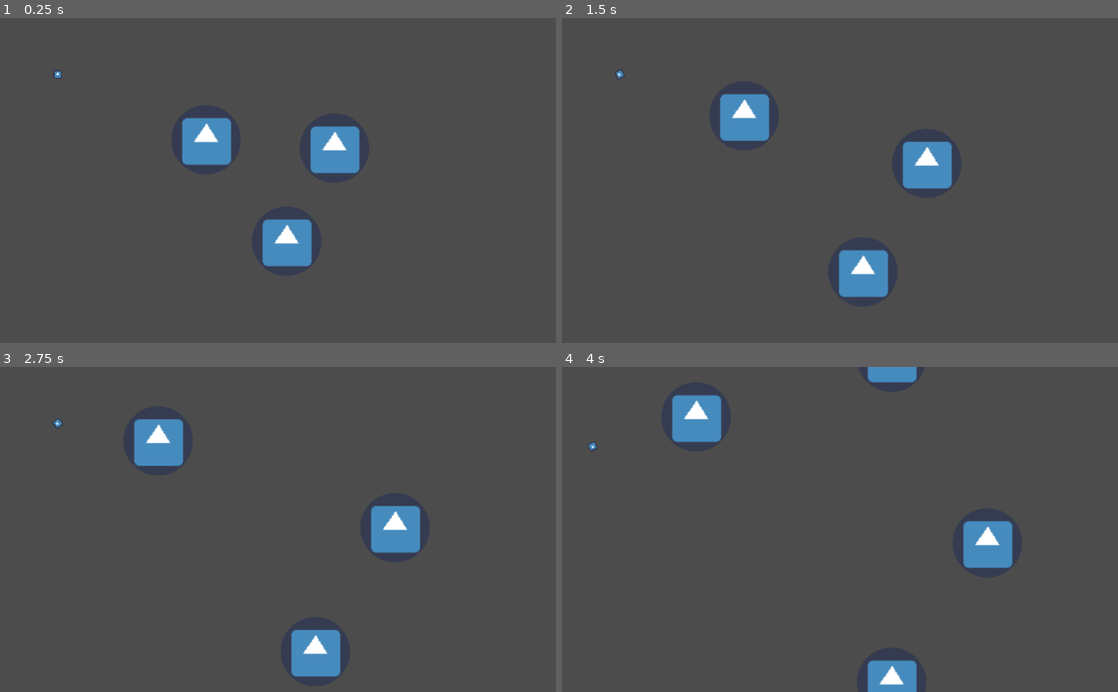
Above: before the commit, frames 1-4 (two rows, left to right).
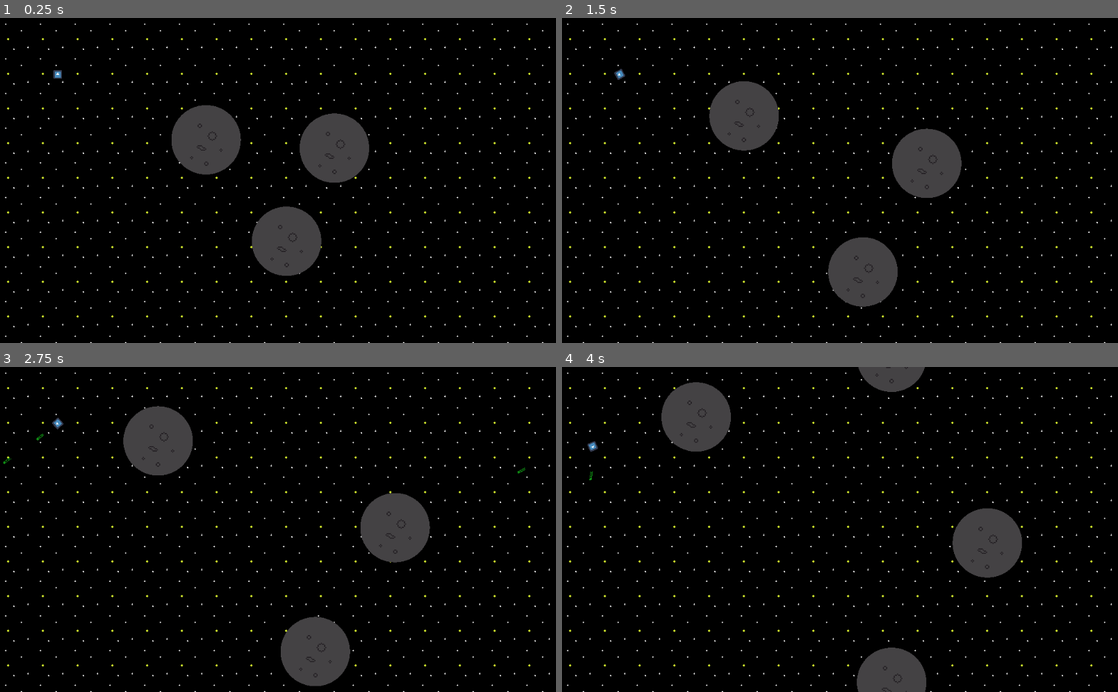
Above: after the commit, the same moments.

Repository: kybek/asteroids
Game: Godot game, scene res://World/World.tscn
Two runs of this game, one before a commit and one after it. Both use one fixed random seed, a clock stepped at 60 frames per second and the inputs below. The engine's default icon, where the game draws it, is replaced by a stand-in: a white triangle on a blue panel in a dark square.
Inputs:
- Up to frame 1 (0.25 s): no input
- Up to frame 2 (1.5 s): hold Left (rotate_ccw) 0.53-1.28 s; tap Right (rotate_cw) at 0.8, 1.35 s
- Up to frame 3 (2.75 s): tap Space (shoot) at 1.55 s; hold Space (shoot) from 2.03 s (still down); tap Left (rotate_ccw) at 2.3 s
- Up to frame 4 (4 s): release Space (shoot) at 2.78 s; tap Up (boost) at 2.85 s; tap Right (rotate_cw) at 3.05 s; hold Left (rotate_ccw) from 3.53 s (still down); tap Space (shoot) at 3.8 s

The runs differ from the first frame. In frame 1, 97% of the frame differs, in the area x 0-100%, y 0-100%; in frame 2, 97%; in frame 3, 97%; in frame 4, 97%.

Commit message:
Added laser / textures
Fixed #1
Fixed #3

Diff:
--- a/LaserBeam/LaserBeam.gd
+++ b/LaserBeam/LaserBeam.gd
@@ -1,10 +1,20 @@
 extends KinematicBody2D
+
+class_name LaserBeam
 
 var VELOCITY := 250.0
 var direction := Vector2(0.0, -1.0)
 
-func _ready ():
-	direction = Vector2(randf(), randf())
+func _process (delta):
+	var collision = move_and_collide(direction * VELOCITY * delta, false)
 
-func _process (delta):
-	move_and_collide(direction * VELOCITY * delta)
+	if collision != null:
+		print(collision.collider)
+		if collision.collider is Asteroid:
+			var asteroid = collision.collider
+			asteroid.destroy(direction)
+
+		queue_free()
+
+func _on_Life_timeout():
+	queue_free()
--- a/LaserBeam/LaserBeam.tscn
+++ b/LaserBeam/LaserBeam.tscn
@@ -1,7 +1,7 @@
 [gd_scene load_steps=4 format=2]
 
 [ext_resource path="res://LaserBeam/LaserBeam.gd" type="Script" id=1]
-[ext_resource path="res://icon.png" type="Texture" id=2]
+[ext_resource path="res://Assets/LaserBeam.png" type="Texture" id=2]
 
 [sub_resource type="SegmentShape2D" id=1]
 a = Vector2( 0, -8 )
@@ -14,5 +14,9 @@
 shape = SubResource( 1 )
 
 [node name="Sprite" type="Sprite" parent="Shape"]
-scale = Vector2( 0.05, 0.25 )
 texture = ExtResource( 2 )
+
+[node name="Life" type="Timer" parent="."]
+one_shot = true
+autostart = true
+[connection signal="timeout" from="Life" to="." method="_on_Life_timeout"]
--- a/Ship/Ship.gd
+++ b/Ship/Ship.gd
@@ -12,13 +12,23 @@
 
 signal death
 
-func rotate_cw (angle : float):
+func rotate_cw (angle : float) -> void:
 	direction = direction.rotated(angle / 180.0)
 	rotate(angle / 180.0)
 
-func rotate_ccw (angle : float):
+func rotate_ccw (angle : float) -> void:
 	direction = direction.rotated(-angle / 180.0)
 	rotate(-angle / 180.0)
+
+func shoot () -> void:
+	var pos_vec = Vector2(get_node("Shape").shape.extents.x / 4, -20).rotated(rotation)
+	var aim_vec = Vector2(0, -1).rotated(rotation)
+
+	var laser = preload("res://LaserBeam/LaserBeam.tscn").instance()
+	laser.global_position = global_position + pos_vec
+	laser.direction = aim_vec
+	laser.rotate(rotation)
+	get_tree().current_scene.add_child(laser)
 
 func _process (delta):
 	clamp(velocity.x, -MAX_VELOCITY, MAX_VELOCITY)
@@ -27,7 +37,8 @@
 	var collision = move_and_collide(velocity * delta, false, true, is_dummy)
 
 	if collision != null:
-		emit_signal("death")
+		if not (collision.collider is LaserBeam):
+			emit_signal("death")
 
 	if is_dummy:
 		return
@@ -41,6 +52,11 @@
 	if Input.is_action_pressed("boost"):
 		velocity = velocity + direction * BOOST_VELOCITY
 
+	if Input.is_action_pressed("shoot"):
+		if get_node("LaserTimer").time_left == 0:
+			shoot()
+			get_node("LaserTimer").start()
+
 func make_dummy ():
 	if is_dummy:
 		return
--- a/Ship/Ship.tscn
+++ b/Ship/Ship.tscn
@@ -9,14 +9,14 @@
 [node name="Ship" type="KinematicBody2D"]
 script = ExtResource( 1 )
 
-[node name="CollisionShape2D" type="CollisionShape2D" parent="."]
+[node name="Shape" type="CollisionShape2D" parent="."]
 shape = SubResource( 1 )
 
-[node name="Sprite" type="Sprite" parent="CollisionShape2D"]
+[node name="Sprite" type="Sprite" parent="Shape"]
 scale = Vector2( 0.25, 0.25 )
 texture = ExtResource( 2 )
 
-[node name="Area2D" type="Area2D" parent="."]
-
-[node name="CollisionShape2D" type="CollisionShape2D" parent="Area2D"]
-shape = SubResource( 1 )
+[node name="LaserTimer" type="Timer" parent="."]
+wait_time = 0.3
+one_shot = true
+autostart = true
--- a/World/World.gd
+++ b/World/World.gd
@@ -42,9 +42,10 @@
 	asteroid.add_child(asteroid2)
 
 func _process (delta):
-	var ship = get_node("Ship")
-	ship.position.x = wrapf(ship.position.x, -screen_buffer, screen_size.x + screen_buffer)
-	ship.position.y = wrapf(ship.position.y, -screen_buffer, screen_size.y + screen_buffer)
+	for child in get_children():
+		if child is KinematicBody2D:
+			child.position.x = wrapf(child.position.x, -screen_buffer, screen_size.x + screen_buffer)
+			child.position.y = wrapf(child.position.y, -screen_buffer, screen_size.y + screen_buffer)
 
 func _on_Ship_death():
 	queue_free()
--- a/World/World.tscn
+++ b/World/World.tscn
@@ -1,25 +1,32 @@
-[gd_scene load_steps=4 format=2]
+[gd_scene load_steps=5 format=2]
 
 [ext_resource path="res://World/World.gd" type="Script" id=1]
-[ext_resource path="res://Ship/Ship.tscn" type="PackedScene" id=2]
-[ext_resource path="res://Asteroids/LargeAsteroid/LargeAsteroid.tscn" type="PackedScene" id=3]
+[ext_resource path="res://Assets/background.png" type="Texture" id=2]
+[ext_resource path="res://Ship/Ship.tscn" type="PackedScene" id=3]
+[ext_resource path="res://Asteroids/LargeAsteroid/LargeAsteroid.tscn" type="PackedScene" id=4]
 
 [node name="World" type="Node2D"]
 script = ExtResource( 1 )
+
+[node name="Background" type="TextureRect" parent="."]
+margin_right = 1024.0
+margin_bottom = 600.0
+texture = ExtResource( 2 )
+stretch_mode = 2
 
 [node name="Camera2D" type="Camera2D" parent="."]
 offset = Vector2( 512, 300 )
 current = true
 
-[node name="Ship" parent="." instance=ExtResource( 2 )]
+[node name="Ship" parent="." instance=ExtResource( 3 )]
 position = Vector2( 106.3, 104.163 )
 
-[node name="LargeAsteroid1" parent="." instance=ExtResource( 3 )]
+[node name="LargeAsteroid1" parent="." instance=ExtResource( 4 )]
 position = Vector2( 604.541, 235.064 )
 
-[node name="LargeAsteroid2" parent="." instance=ExtResource( 3 )]
+[node name="LargeAsteroid2" parent="." instance=ExtResource( 4 )]
 position = Vector2( 521.873, 401.584 )
 
-[node name="LargeAsteroid3" parent="." instance=ExtResource( 3 )]
+[node name="LargeAsteroid3" parent="." instance=ExtResource( 4 )]
 position = Vector2( 386.779, 233.178 )
 [connection signal="death" from="Ship" to="." method="_on_Ship_death"]
--- a/asteroids/LargeAsteroid/LargeAsteroid.gd
+++ b/asteroids/LargeAsteroid/LargeAsteroid.gd
@@ -1,3 +1,6 @@
 extends Asteroid
 
 class_name LargeAsteroid
+
+func destroy (direction : Vector2):
+	print("destroyed")
--- a/asteroids/LargeAsteroid/LargeAsteroid.tscn
+++ b/asteroids/LargeAsteroid/LargeAsteroid.tscn
@@ -2,7 +2,7 @@
 
 [ext_resource path="res://Asteroids/LargeAsteroid/LargeAsteroid.gd" type="Script" id=1]
 [ext_resource path="res://Asteroids/Asteroid.shader" type="Shader" id=2]
-[ext_resource path="res://icon.png" type="Texture" id=3]
+[ext_resource path="res://Assets/LargeAsteroid.png" type="Texture" id=3]
 
 [sub_resource type="CircleShape2D" id=1]
 radius = 64.0
--- a/project.godot
+++ b/project.godot
@@ -18,10 +18,16 @@
 "class": "LargeAsteroid",
 "language": "GDScript",
 "path": "res://Asteroids/LargeAsteroid/LargeAsteroid.gd"
+}, {
+"base": "KinematicBody2D",
+"class": "LaserBeam",
+"language": "GDScript",
+"path": "res://LaserBeam/LaserBeam.gd"
 } ]
 _global_script_class_icons={
 "Asteroid": "",
-"LargeAsteroid": ""
+"LargeAsteroid": "",
+"LaserBeam": ""
 }
 
 [application]
Binary file added: Assets/LargeAsteroid.png
Not shown, added: Assets/LargeAsteroid.png.import
Binary file added: Assets/LaserBeam.png
Not shown, added: Assets/LaserBeam.png.import
Binary file added: Assets/background.png
Not shown, added: Assets/background.png.import
